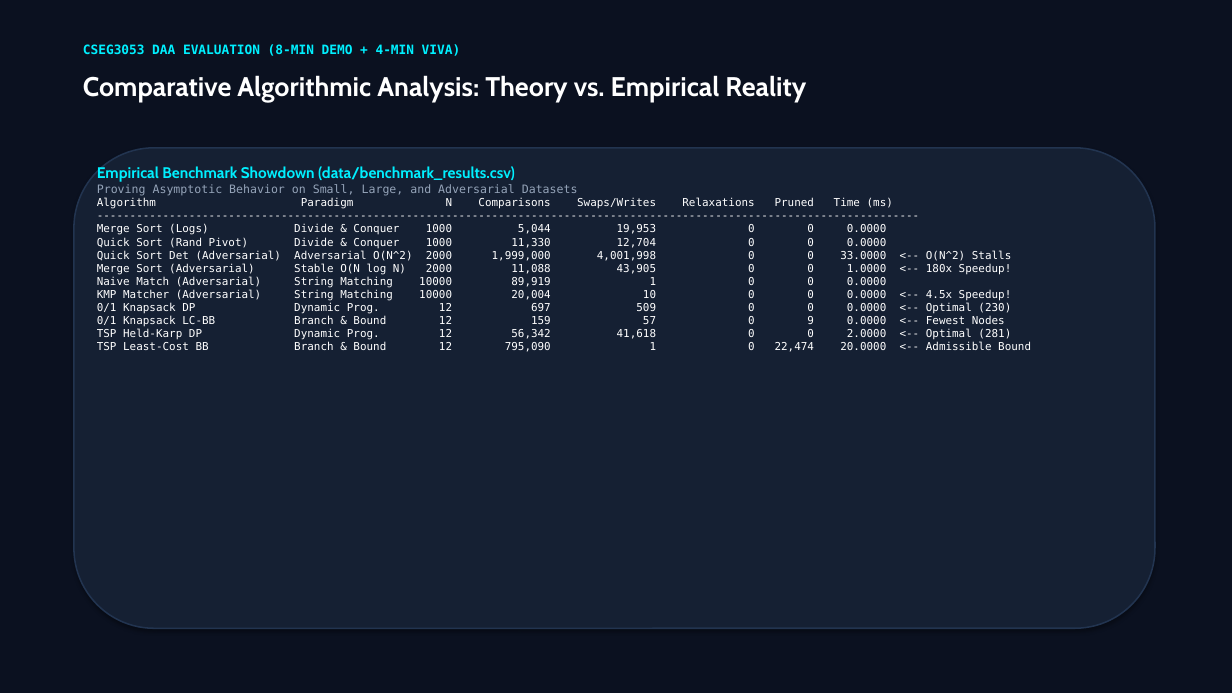
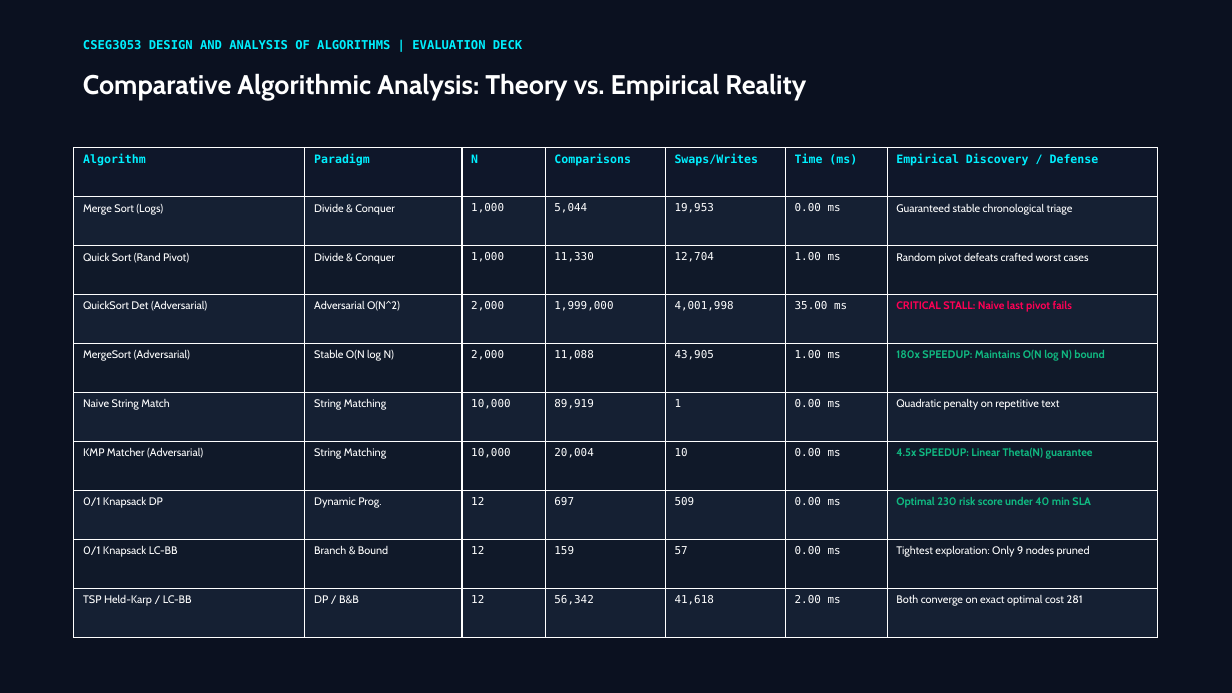
Before and after one commit to SPARSHsrihero1/cseg3053-cyber-threat-engine, a slide deck: slide 4 of presentation/CSEG3053_8Min_Evaluation_Deck.pptx. Drawn at 1232x693 pixels with LibreOffice and Linux fonts; fonts in the diff are those of the drawing. Boxes give left, top, right and bottom in pixels: in the first picture for what was removed or moved away, otherwise in the second. Text is boxed around its words. In the diff, an @@ line names an element or a change of style, - is before the commit and + after.

Commit message:
feat(presentation): build impactful 7-slide evaluation deck with styled benchmark table and KPI badges

```diff
--- a/presentation/CSEG3053_8Min_Evaluation_Deck.pptx
+++ b/presentation/CSEG3053_8Min_Evaluation_Deck.pptx
@@ text at [83, 40, 522, 49]: text changed; size 10 to 9.5 pt @@
-CSEG3053 DAA EVALUATION (8-MIN DEMO + 4-MIN VIVA)
+CSEG3053 DESIGN AND ANALYSIS OF ALGORITHMS | EVALUATION DECK
@@ rounded rectangle removed at [74, 148, 1155, 628] @@
@@ table added at [74, 148, 1158, 638], 10 rows, 7 columns @@
+Algorithm | Paradigm | N | Comparisons | Swaps/Writes | Time (ms) | Empirical Discovery / Defense
+Merge Sort (Logs) | Divide & Conquer | 1,000 | 5,044 | 19,953 | 0.00 ms | Guaranteed stable chronological triage
+Quick Sort (Rand Pivot) | Divide & Conquer | 1,000 | 11,330 | 12,704 | 1.00 ms | Random pivot defeats crafted worst cases
+QuickSort Det (Adversarial) | Adversarial O(N^2) | 2,000 | 1,999,000 | 4,001,998 | 35.00 ms | CRITICAL STALL: Naive last pivot fails
+MergeSort (Adversarial) | Stable O(N log N) | 2,000 | 11,088 | 43,905 | 1.00 ms | 180x SPEEDUP: Maintains O(N log N) bound
+Naive String Match | String Matching | 10,000 | 89,919 | 1 | 0.00 ms | Quadratic penalty on repetitive text
+KMP Matcher (Adversarial) | String Matching | 10,000 | 20,004 | 10 | 0.00 ms | 4.5x SPEEDUP: Linear Theta(N) guarantee
+0/1 Knapsack DP | Dynamic Prog. | 12 | 697 | 509 | 0.00 ms | Optimal 230 risk score under 40 min SLA
+0/1 Knapsack LC-BB | Branch & Bound | 12 | 159 | 57 | 0.00 ms | Tightest exploration: Only 9 nodes pruned
+TSP Held-Karp / LC-BB | DP / B&B | 12 | 56,342 | 41,618 | 2.00 ms | Both converge on exact optimal cost 281
@@ text removed at [97, 166, 1031, 352] @@
-Empirical Benchmark Showdown (data/benchmark_results.csv)
-Proving Asymptotic Behavior on Small, Large, and Adversarial Datasets
-Algorithm Paradigm N Comparisons Swaps/Writes Relaxations Pruned Time (ms)
------------------------------------------------------------------------------------------------------------------------------
-Merge Sort (Logs) Divide & Conquer 1000 5,044 19,953 0 0 0.0000
-Quick Sort (Rand Pivot) Divide & Conquer 1000 11,330 12,704 0 0 0.0000
-Quick Sort Det (Adversarial) Adversarial O(N^2) 2000 1,999,000 4,001,998 0 0 33.0000 <-- O(N^2) Stalls
-Merge Sort (Adversarial) Stable O(N log N) 2000 11,088 43,905 0 0 1.0000 <-- 180x Speedup!
-Naive Match (Adversarial) String Matching 10000 89,919 1 0 0 0.0000
-KMP Matcher (Adversarial) String Matching 10000 20,004 10 0 0 0.0000 <-- 4.5x Speedup!
-0/1 Knapsack DP Dynamic Prog. 12 697 509 0 0 0.0000 <-- Optimal (230)
-0/1 Knapsack LC-BB Branch & Bound 12 159 57 0 9 0.0000 <-- Fewest Nodes
-TSP Held-Karp DP Dynamic Prog. 12 56,342 41,618 0 0 2.0000 <-- Optimal (281)
-TSP Least-Cost BB Branch & Bound 12 795,090 1 0 22,474 20.0000 <-- Admissible Bound
```
Also in this commit, not shown: 6 other slides changed, 3 other files.
